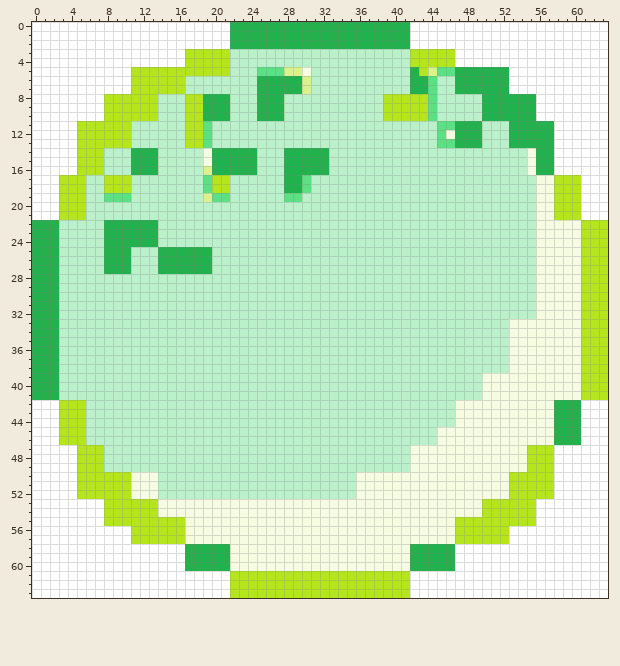
File history of a pixel-art sprite, Assets/Resources/GolfBall/golfGreen.png. This is how it looked before the edit.
The file is 64x64 pixels.
The same view after the edit:
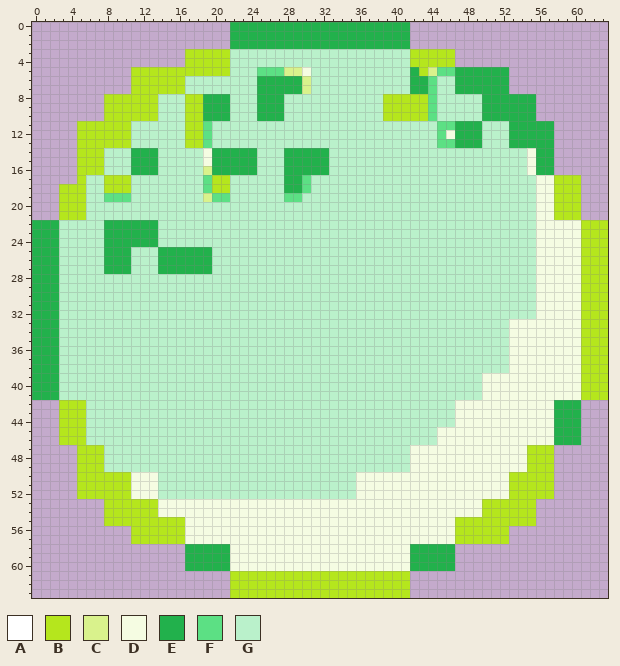
Palette (. is transparent): A #ffffff  B #b5e61d  C #d9f28c  D #f5fce2  E #22b14c  F #5ce084  G #baf1cb
The edit:
y 0..2: x 0..21 AAAAAAAAAAAAAAAAAAAAAA -> ......................; x 42..63 AAAAAAAAAAAAAAAAAAAAAA -> ......................
y 3..4: x 0..16 AAAAAAAAAAAAAAAAA -> .................; x 47..63 AAAAAAAAAAAAAAAAA -> .................
y 5..7: x 0..10 AAAAAAAAAAA -> ...........; x 53..63 AAAAAAAAAAA -> ...........
y 8..10: x 0..7 AAAAAAAA -> ........; x 56..63 AAAAAAAA -> ........
y 11..16: x 0..4 AAAAA -> .....; x 58..63 AAAAAA -> ......
y 17: x 0..4 AAABB -> .....; x 61..63 AAA -> ...
y 18..21: x 0..2 AAA -> ...; x 61..63 AAA -> ...
y 42..46: x 0..2 AAA -> ...; x 61..63 AAA -> ...
y 47..52: x 0..4 AAAAA -> .....; x 58..63 AAAAAA -> ......
y 53..55: x 0..7 AAAAAAAA -> ........; x 56..63 AAAAAAAA -> ........
y 56..57: x 0..10 AAAAAAAAAAA -> ...........; x 53..63 AAAAAAAAAAA -> ...........
y 58..60: x 0..16 AAAAAAAAAAAAAAAAA -> .................; x 47..63 AAAAAAAAAAAAAAAAA -> .................
y 61..63: x 0..21 AAAAAAAAAAAAAAAAAAAAAA -> ......................; x 42..63 AAAAAAAAAAAAAAAAAAAAAA -> ......................
